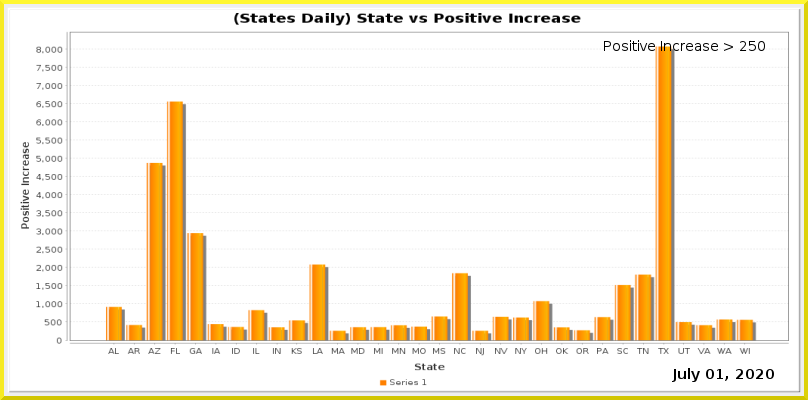
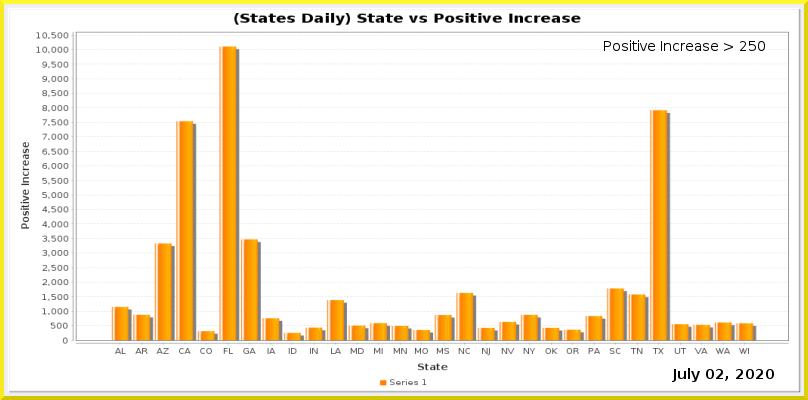
Layered file, before and after one edit (808×400). Changes by layer:
painted on "Current Date" over bbox(716, 369, 723, 379)
painted on "Date_vs_TestIncrease.png" over bbox(36, 31, 789, 371)
